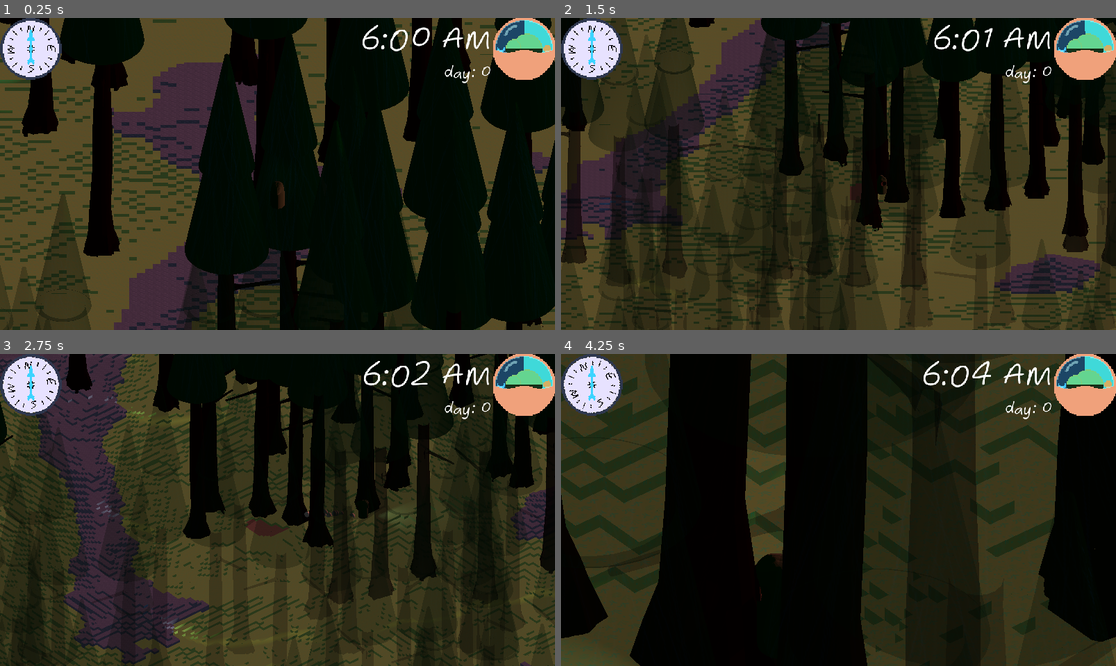
Above: before the commit, frames 1-4 (two rows, left to right).
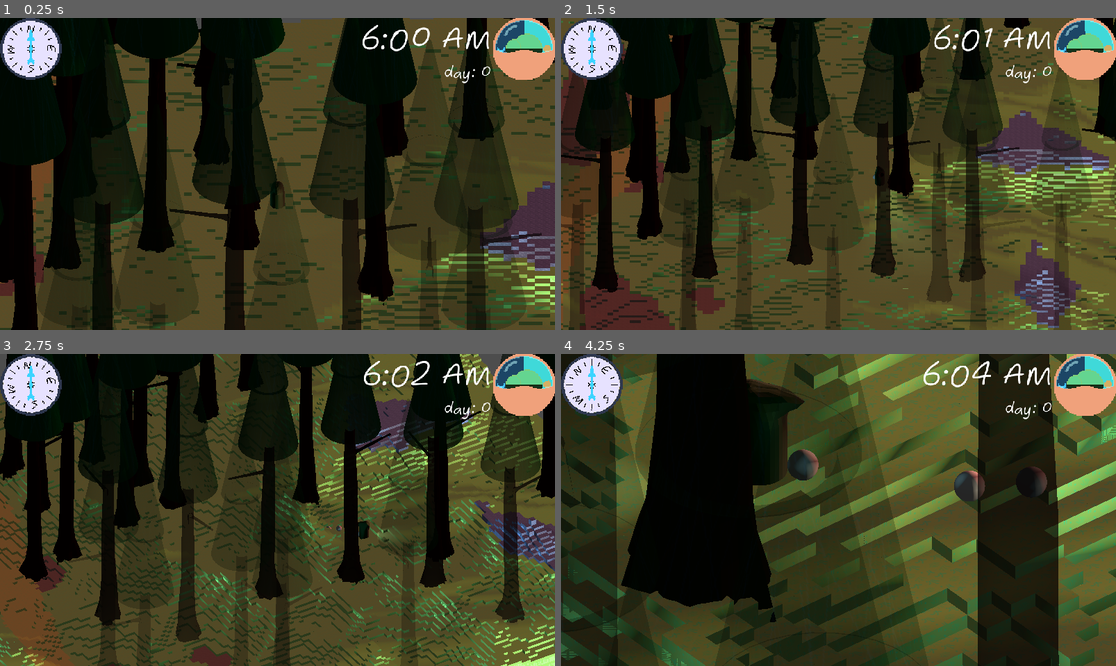
Above: after the commit, the same moments.

Repository: fennylol/rogue-light
Game: Godot game, scene res://world/map/the_forest.tscn
Same seed, same stepped clock (60 frames per second), same inputs: the game is played once before the commit and once after it.
Inputs (mouse positions are in pixels of both pictures, inside the frame that each line leads up to):
- Up to frame 1 (0.25 s): no input
- Up to frame 2 (1.5 s): tap Enter (submit) at 0.5 s; move the mouse to (960, 158) at 0.52 s; hold D (move_right) 0.53-1.28 s; hold Shift (DEV) 0.53-1.28 s; click (960, 158) at 0.67 s; tap Down (look_down) at 0.8, 1.35 s; move the mouse to (727, 189) at 1.27 s; hold S (move_down) from 1.28 s (still down)
- Up to frame 3 (2.75 s): tap Left (look_left) at 1.55 s; move the mouse to (333, 441) at 2.02 s; release S (move_down) at 2.03 s; hold D (move_right) from 2.03 s (still down); hold Left (look_left) from 2.03 s (still down); tap Right (look_right) at 2.3 s
- Up to frame 4 (4.25 s): move the mouse to (810, 572) at 2.77 s; release D (move_right) at 2.78 s; release Left (look_left) at 2.78 s; hold W (move_up) 2.78-3.53 s; tap Right (look_right) at 2.85 s; click (810, 572) at 2.92 s; tap Up (look_up) at 3.05 s; move the mouse to (1005, 556) at 3.52 s; hold A (move_left) from 3.53 s (still down); hold Up (look_up) from 3.53 s (still down); tap Enter (submit) at 3.8 s

The runs differ from the first frame. In frame 1, 69% of the frame differs, in the area x 0-100%, y 0-100%; in frame 2, 70%; in frame 3, 65%; in frame 4, 70%.

Commit message:
cleanup
modifications to compass rotation and refactored input area

Diff:
--- a/entities/caravan/caravan.gd
+++ b/entities/caravan/caravan.gd
@@ -1,10 +1,11 @@
 extends PathFollow3D
 
 var TIME_TO_COMPLETE: float
+var DUKE = TheDuke
 
 static func init(ttc: float = 30.0):
 	var new_caravan = load("res://entities/caravan/caravan.tscn").instantiate()
 	new_caravan.TIME_TO_COMPLETE = ttc
 	return new_caravan
 
-func _process(delta): set_progress_ratio(get_progress_ratio()+delta/TIME_TO_COMPLETE)
+func _process(delta): if not DUKE.PAUSED: set_progress_ratio(get_progress_ratio()+delta/TIME_TO_COMPLETE)
--- a/world/GUI n menus/GUI.gd
+++ b/world/GUI n menus/GUI.gd
@@ -9,25 +9,33 @@
 @onready var text_display = $time_zone/text as VBoxContainer
 @onready var clock_display = $time_zone/clock/clock_progress as TextureRect
 
-@onready var input = $command_zone/input_zone as TextEdit
+@onready var input_zone = $command_zone/input_zone as TextEdit
 @onready var command_zone = $command_zone as VBoxContainer
 @onready var output = $command_zone/bottom_log/output_zone as RichTextLabel
 
 @onready var compass_face = $compass/compass_progress as TextureRect
-var target_rotation: float = 0
-var undershot = true
+@onready var compass_face2 = $compass2/compass_progress as TextureRect
+@onready var compass_face3 = $compass3/compass_progress as TextureRect
+
+var target_rotation: float = 0.0
+var lerp_speed = 2
+var past_diffs: Array[float] = []
+const MAX_DIFFS: int = 30
+var curr_diff = 0
+const OS_RATIO = 0.1
+# TODO: rework these parameters to be "lags x rads behind"
 
 var DUKE = TheDuke
 var ARCHIVIST = TheArchivist
 
-var COMMAND_HISTORY: Array[String] = []
-var CH_pointer = -1
-var your_input: String
+
 
 func _ready():
 	DUKE.tick.connect(update_display)
 	DUKE.message_dispatch.connect(recieve_message)
 	DUKE.command_dispatch.connect(recieve_orders)
+
+	for i in MAX_DIFFS*10: past_diffs.push_back(0.0)
 
 
 func recieve_message(message: Dictionary):
@@ -37,11 +45,10 @@
 func recieve_orders(orders: Dictionary):
 	if orders.command_name == "run": pass
 	elif orders.command_name == "help": COMMAND_help(orders.options)
+	elif orders.command_name == "clear": COMMAND_clear(orders.options)
 
-func _process(delta):
-	move_compass(delta)
-	command_window()
-
+func _process(delta):command_window()
+func _physics_process(delta): move_compass(delta)
 
 func update_display(TIME: Vector4i):
 	var hour = str(TIME[HOUR] if TIME[HOUR] else 12)
@@ -56,15 +63,15 @@
 
 
 func move_compass(delta):
-	#var look_input_dir = Input.get_vector("look_left", "look_right", "look_up", "look_down")
-	#if look_input_dir:
-		#compass_face.rotation += look_input_dir.x * delta
-	var lerp_speed = .5* delta
 	var look_input_dir = Input.get_vector("look_left", "look_right", "look_up", "look_down")
 	if look_input_dir:
 		target_rotation += look_input_dir.x * delta
-	compass_face.rotation = lerp(compass_face.rotation, target_rotation, lerp_speed)
 
+	compass_face.rotation = lerp(compass_face.rotation, target_rotation, lerp_speed*delta*OS_RATIO)
+	var diff = target_rotation - compass_face.rotation
+	past_diffs[curr_diff] = diff
+	curr_diff = (curr_diff+1) % MAX_DIFFS
+	compass_face.rotation = lerp(compass_face.rotation, compass_face.rotation+past_diffs[curr_diff], lerp_speed*delta*(1-OS_RATIO))
 
 
 func prepend_output_text(message): output.text = "- "+str(message)+"\n\n"+output.text
@@ -75,26 +82,17 @@
 		if Input.is_action_just_pressed("DEV_command"):
 			command_zone.visible = true
 			output.text = ""
-			input.grab_focus()
+			input_zone.grab_focus()
 			#DUKE.pause_game()
 	else:
-		if Input.is_action_just_pressed("DEV_command") or Input.is_action_just_pressed("submit"):
-			if Input.is_action_just_pressed("DEV_command"): command_zone.visible = false; #DUKE.pause_game(false)
-			var command = input.text.strip_edges()
-			COMMAND_HISTORY.push_front(command)
+		if Input.is_action_just_pressed("DEV_command"):
+			command_zone.visible = false
+			DUKE.pause_game(false)
+			var command = input_zone.text.strip_edges()
 			DUKE.execute_command(command)
-			input.text = ""
-			your_input = ""
-			CH_pointer = -1
-		if Input.is_action_just_pressed("look_up"):
-			if CH_pointer == -1: your_input = input.text
-			if CH_pointer < COMMAND_HISTORY.size()-1:
-				CH_pointer += 1
-				input.text = COMMAND_HISTORY[CH_pointer]
-		elif Input.is_action_just_pressed("look_down"):
-			if CH_pointer >= 0:
-				CH_pointer -= 1
-				input.text = your_input if CH_pointer == -1 else COMMAND_HISTORY[CH_pointer]
+		elif Input.is_action_just_pressed("submit"):
+			var command = input_zone.text.strip_edges()
+			DUKE.execute_command(command)
 
 
 func COMMAND_help(options: Dictionary = {}):
@@ -105,10 +103,15 @@
 		commands_array.reverse()
 
 		for command in commands_array:
-			var str = "= - "+command+" - = -\n|- "+ ARCHIVIST.COMMANDS[command]["desc"]
+			var str = "= - "+command+" - = -\n| "+ ARCHIVIST.COMMANDS[command]["desc"]
 			if options.has("verbose") or options.has("v"):
+				str += "\n-- valid options --"
 				for option in ARCHIVIST.COMMANDS[command]["accepted_options"]:
-					str += "\n|- " + option
+					str += "\n| -" + option
+				str += "\n-- targets --"
+				for target in ARCHIVIST.COMMANDS[command]["targets"]:
+					str += "\n| " + target
+
 			prepend_output_text(str)
 
 		if options.has("verbose") or options.has("v"):
@@ -119,8 +122,11 @@
 			var command = options["command"][i]
 			if ARCHIVIST.COMMANDS.has(command):
 				var command_options = ARCHIVIST.COMMANDS[command]["accepted_options"]
-				var str = "= - "+command+" - = -\n|- "+ ARCHIVIST.COMMANDS[command]["desc"]
+				var str = "= - "+command+" - = -\n| "+ ARCHIVIST.COMMANDS[command]["desc"]
+				str += "\n-- valid options --"
 				for option in command_options:
-					str += "\n|- " + option + ": " + command_options[option]
+					str += "\n| -" + option + ": " + command_options[option]
 				prepend_output_text(str)
 			else: prepend_output_text("=- "+command+" -=-\n|- doesn't exist")
+
+func COMMAND_clear(options: Dictionary): output.text = ""
--- a/world/GUI n menus/GUI.tscn
+++ b/world/GUI n menus/GUI.tscn
@@ -7,6 +7,7 @@
 [ext_resource type="Texture2D" uid="uid://c26og081da3o2" path="res://world/GUI n menus/compass_front.png" id="3_dwx3c"]
 [ext_resource type="Texture2D" uid="uid://bf6fo85g6h0k5" path="res://world/GUI n menus/clock_over.png" id="3_fdxp3"]
 [ext_resource type="Texture2D" uid="uid://cbfs0xwou1fq7" path="res://world/GUI n menus/input.png" id="5_rsew7"]
+[ext_resource type="PackedScene" uid="uid://d1uk3sxgrgtyh" path="res://world/GUI n menus/input_zone.tscn" id="7_ksl5f"]
 
 [sub_resource type="LabelSettings" id="LabelSettings_jmy53"]
 font = ExtResource("1_30r3m")
@@ -15,8 +16,6 @@
 [sub_resource type="LabelSettings" id="LabelSettings_njrln"]
 font = ExtResource("1_30r3m")
 font_size = 32
-
-[sub_resource type="Theme" id="Theme_ojbx6"]
 
 [node name="Gui" type="Control"]
 layout_mode = 3
@@ -104,11 +103,8 @@
 grow_horizontal = 2
 grow_vertical = 2
 
-[node name="input_zone" type="TextEdit" parent="command_zone"]
-custom_minimum_size = Vector2(0, 35)
+[node name="input_zone" parent="command_zone" instance=ExtResource("7_ksl5f")]
 layout_mode = 2
-theme = SubResource("Theme_ojbx6")
-placeholder_text = "/help for list of commands"
 
 [node name="bottom_log" type="TextureRect" parent="command_zone"]
 layout_mode = 2
--- /dev/null
+++ b/world/GUI n menus/input_zone.gd
@@ -0,0 +1,68 @@
+extends TextEdit
+
+
+var COMMAND_HISTORY: Array[String] = []
+var CH_pointer = -1
+var your_input: String
+var DUKE = TheDuke
+
+func _ready():
+	# Make it single-line
+	wrap_mode = TextEdit.LINE_WRAPPING_NONE
+	context_menu_enabled = false
+	shortcut_keys_enabled = true
+
+	# Disable multiline input
+	virtual_keyboard_enabled = false
+
+	# Set scrolling behavior
+	scroll_fit_content_height = true
+	scroll_vertical = false
+	scroll_horizontal = true
+
+	# Connect the text change signal
+	text_changed.connect(_on_text_changed)
+
+
+func _process(delta):
+	if get_parent().visible:
+		if Input.is_action_just_pressed("DEV_command") or Input.is_action_just_pressed("submit"):
+			var command = text.strip_edges()
+			COMMAND_HISTORY.push_front(command)
+			text = ""
+			your_input = ""
+			CH_pointer = -1
+
+		var i = get_caret_column()
+		if Input.is_action_just_pressed("look_up"):
+			if CH_pointer == -1: your_input = text
+			if CH_pointer < COMMAND_HISTORY.size()-1:
+				CH_pointer += 1
+				text = COMMAND_HISTORY[CH_pointer]
+		elif Input.is_action_just_pressed("look_down"):
+			if CH_pointer >= 0:
+				CH_pointer -= 1
+				text = your_input if CH_pointer == -1 else COMMAND_HISTORY[CH_pointer]
+		set_caret_column(i)
+
+func _on_text_changed():
+	# Remove any newline characters
+	var i = get_caret_column()
+	text = text.replace("\n", "")
+
+	# Move caret to the end
+	set_caret_column(i)
+
+
+func _gui_input(event):
+	if event is InputEventKey:
+		if event.pressed and event.keycode == KEY_ENTER:
+			# Prevent new line on Enter key
+			accept_event()
+
+
+func set_caret_to_end():
+	var last_line = get_line_count() - 1
+	var last_column = get_line(last_line).length()
+	set_caret_line(last_line)
+	set_caret_column(last_column)
--- /dev/null
+++ b/world/GUI n menus/input_zone.tscn
@@ -0,0 +1,11 @@
+[gd_scene load_steps=3 format=3 uid="uid://d1uk3sxgrgtyh"]
+
+[ext_resource type="Script" path="res://world/GUI n menus/input_zone.gd" id="1_340k7"]
+
+[sub_resource type="Theme" id="Theme_ojbx6"]
+
+[node name="input_zone" type="TextEdit"]
+custom_minimum_size = Vector2(0, 35)
+theme = SubResource("Theme_ojbx6")
+placeholder_text = "/help for list of commands"
+script = ExtResource("1_340k7")
--- a/world/map/world.gd
+++ b/world/map/world.gd
@@ -32,7 +32,7 @@
 #       |       |       #
 # # # # # # # # # # # # #
 const CHUNK_SIZE: int = 64
-const CHUNK_COUNT: int = 8
+const CHUNK_COUNT: int = 2
 const MAX_HEIGHT: int = 40
 const PATH_RADIUS: int = 3 #dist past the centerline on either side. path will be 2r+1 tiles wide
 const PATH_TILE: String = "PATH"
@@ -46,7 +46,7 @@
 const MIN_CAM_SIZE: float = 5
 const MAX_CAM_SIZE: float = 100
 var FADE_SETTINGS := Vector3(5.0, 20.0, 0.25) # begin dist, end dist, and min alpha
-
+var target_rotation = 0.0
 
 #### TIME ###
 enum {AM, PM}
@@ -166,9 +166,10 @@
 	var look_input_dir = Input.get_vector("look_left", "look_right", "look_up", "look_down")
 	var look_direction = (transform.basis * Vector3(look_input_dir.x, 0, look_input_dir.y)).normalized()
 	if look_direction:
-		CAMERA.rotation.y += look_direction.x * delta
+		#CAMERA.rotation.y += look_direction.x * delta
+		target_rotation += look_direction.x * delta
 		CAMERA.get_child(0).size = min(max(look_direction.z+CAMERA.get_child(0).size, MIN_CAM_SIZE), MAX_CAM_SIZE)
-
+	CAMERA.rotation.y = lerp(CAMERA.rotation.y, target_rotation, 0.1)
 
 	if Input.is_action_pressed("DEV"):
 		if Input.is_action_pressed("look_up") and Input.is_action_pressed("look_down"): reset_camera(false, false, true)
--- a/world/noblemen/thearchivist.gd
+++ b/world/noblemen/thearchivist.gd
@@ -5,14 +5,6 @@
 enum period {AM, PM}
 enum time {HOUR, MINUTE, PERIOD, DAY}
 
-const sameple_command = {
-	"": {
-		"accepted_options":{
-			"": "",
-		},
-		"desc": ""
-	}
-}
 
 const COMMANDS = {
 	"run": {
@@ -21,20 +13,26 @@
 			"args": "an array of arguments to pass",
 			"target": "what entity to target for running"
 		},
-		"desc": "!!! NOT IMPLEMENTED !!! AND DANGEROUS !!! this is literarally ACE the command. will probably never be implemented"
+		"desc": "!!! NOT IMPLEMENTED !!! AND DANGEROUS !!! this is literarally ACE the command. will probably never be implemented",
+		"targets": ["NONE EVER (teehee)"]
 	},
+
 	"pause": {
 		"accepted_options": {},
-		"desc": "pause or unpause the game"
+		"desc": "pause or unpause the game",
+		"targets": ["theduke.gd"]
 	},
+
 	"resetworld": {
 		"accepted_options": {
 			"p": "FLAG - reset camera position to be centered on player",
 			"r": "FLAG - reset the rotation of the camera to face N",
 			"s": "FLAG - reset the scale of camera to default"
 		},
-		"desc": "regenerate terrain and optionally reset camera parameters"
+		"desc": "regenerate terrain and optionally reset camera parameters",
+		"targets": ["world.gd"]
 	},
+
 	"settime": {
 		"accepted_options": {
 			"time": "in the format [H,M,P,D] each an integer value representing hour (0-11. 0 being 12), minute (0-59), period (0/AM - 1/PM) and day since world creation",
@@ -43,28 +41,53 @@
 			"p": "set just the period",
 			"d": "set just the day"
 		},
-		"desc": "set time of day to a desired value"
+		"desc": "set time of day to a desired value",
+		"targets": ["theduke.gd"]
 	},
+
 	"setfade": {
 		"accepted_options": {
 			"begin": "how far past the object the player must be to begin fading. negative values begin fading when the object is still behind the player",
 			"end": "how far past the object the player must be to be totally faded. setting this equal to begin will made objects fade instantly",
 			"minalpha": "how faded objects when at maximum fade. 0.0 will make objects totally invisible while 1.0 will make them not fade at all"
 		},
-		"desc": "adjust foreground object fade"
+		"desc": "adjust foreground object fade",
+		"targets": ["world.gd"]
 	},
+
 	"help": {
 		"accepted_options": {
 			"command": "an array of commands to have explained",
 			"verbose": "FLAG - list options along with commands"
 		},
-		"desc": "list availible commands or how to use specific ones"
+		"desc": "list availible commands or how to use specific ones",
+		"targets": ["GUI.gd"]
 	},
+
 	"seed": {
 		"accepted_options":{
 			"set": "seed to use for the global RNG",
 			"get": "FLAG - get the current seed in use"
 		},
-		"desc": "feed the fool a seed."
+		"desc": "feed the fool a seed.",
+		"targets": ["thefool.gd"]
+	},
+
+	"clear": {
+		"accepted_options":{
+			"": "",
+		},
+		"desc": "clear GUI output",
+		"targets": ["GUI.gd"]
 	}
 }
+
+const sameple_command = {
+	"": {
+		"accepted_options":{
+			"": "",
+		},
+		"desc": "",
+		"targets": []
+	}
+}
Binary file added: world/GUI n menus/compass_front-green.png
Not shown, added: world/GUI n menus/compass_front-green.png.import
Binary file added: world/GUI n menus/compass_front-orange.png
Not shown, added: world/GUI n menus/compass_front-orange.png.import
Binary file added: world/GUI n menus/compass_front-pink.png
Not shown, added: world/GUI n menus/compass_front-pink.png.import
